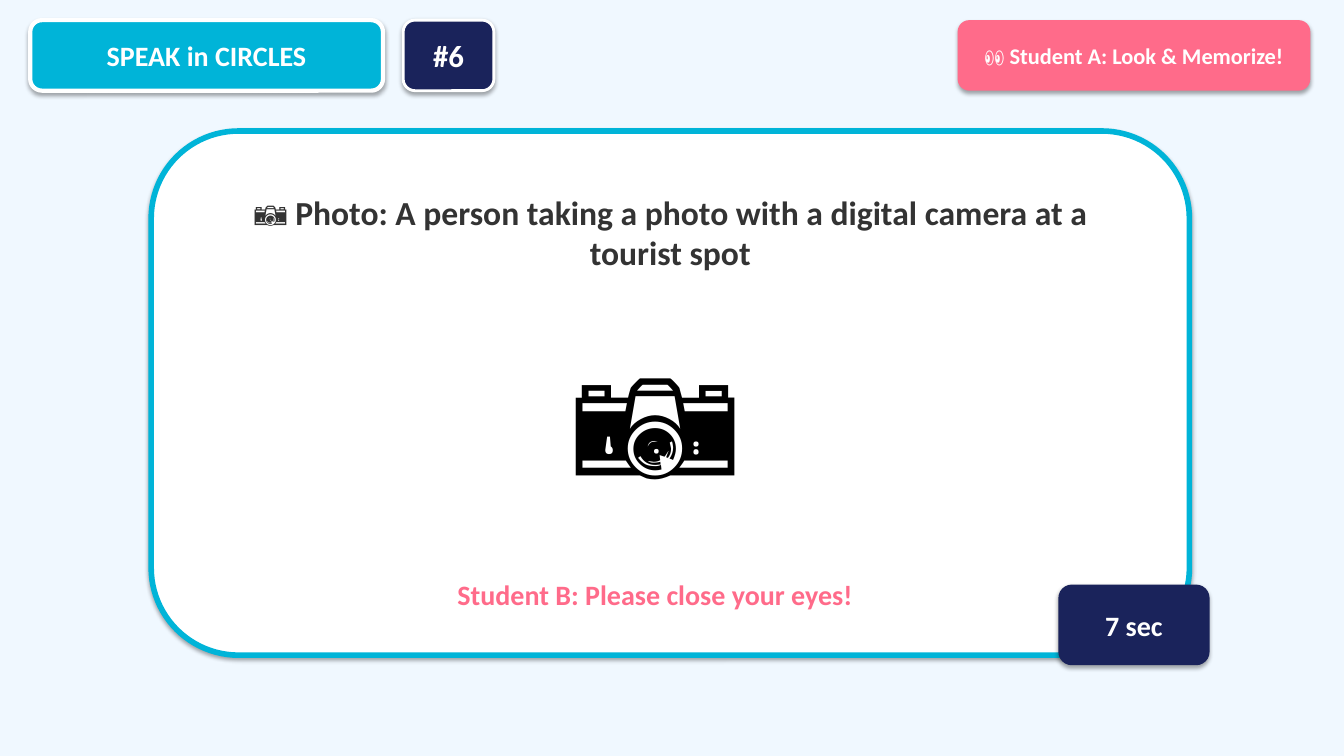
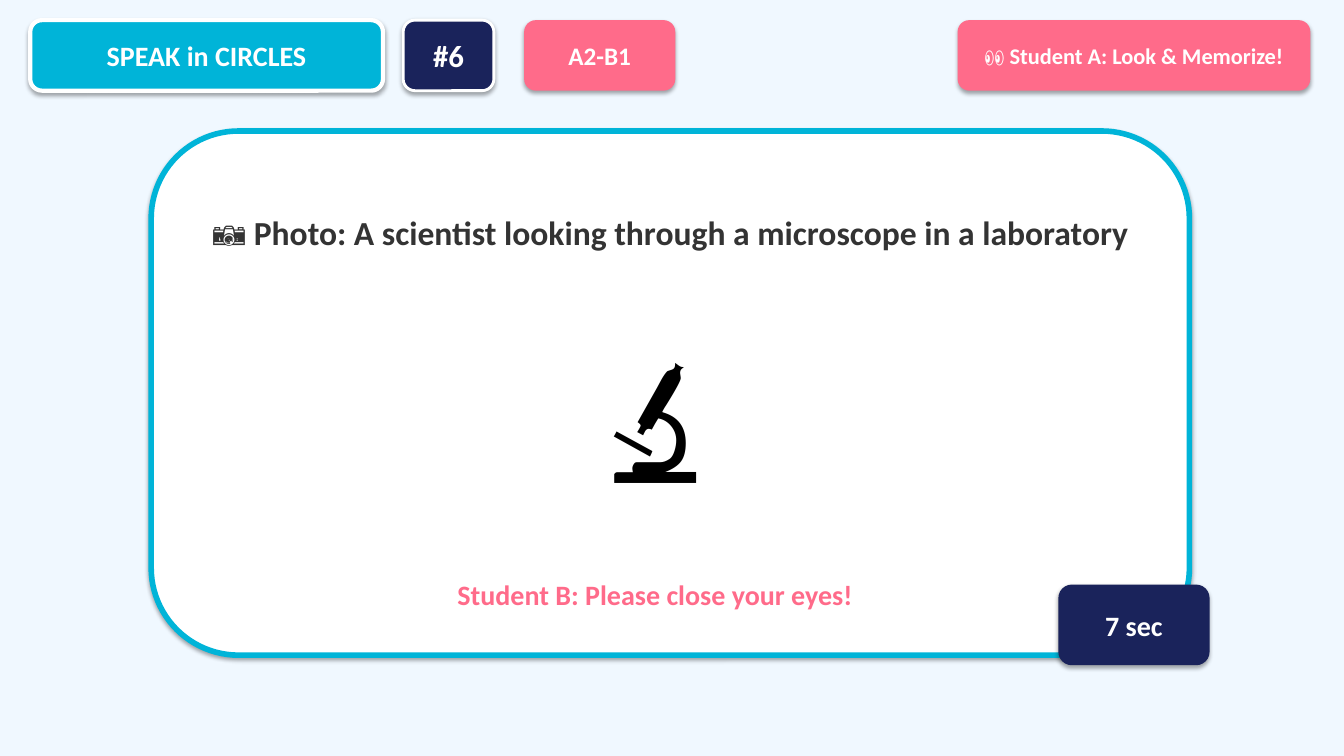
Before and after one commit to macsa2ki25-eng/SpecialAigent, a slide deck: slide 17 of Speak_in_Circles_Activity.pptx. Drawn at 1344x756 pixels with LibreOffice and Linux fonts; fonts in the diff are those of the drawing. Boxes give left, top, right and bottom in pixels: in the first picture for what was removed or moved away, otherwise in the second. Text is boxed around its words. In the diff, an @@ line names an element or a change of style, - is before the commit and + after.

```diff
--- a/Speak_in_Circles_Activity.pptx
+++ b/Speak_in_Circles_Activity.pptx
@@ rounded rectangle added at box(524, 20, 676, 91), fill #FF6B8A, 18 pt, text #FFFFFF, bold @@
+A2-B1
@@ text at box(254, 221, 1128, 251): text changed @@
-📷 Photo: A person taking a photo with a digital camera at a tourist spot
+📷 Photo: A scientist looking through a microscope in a laboratory
@@ text at box(302, 282, 1008, 534): text changed @@
-📷
+🔬
```
Also in this commit, not shown: 30 other slides changed, 1 other file.
